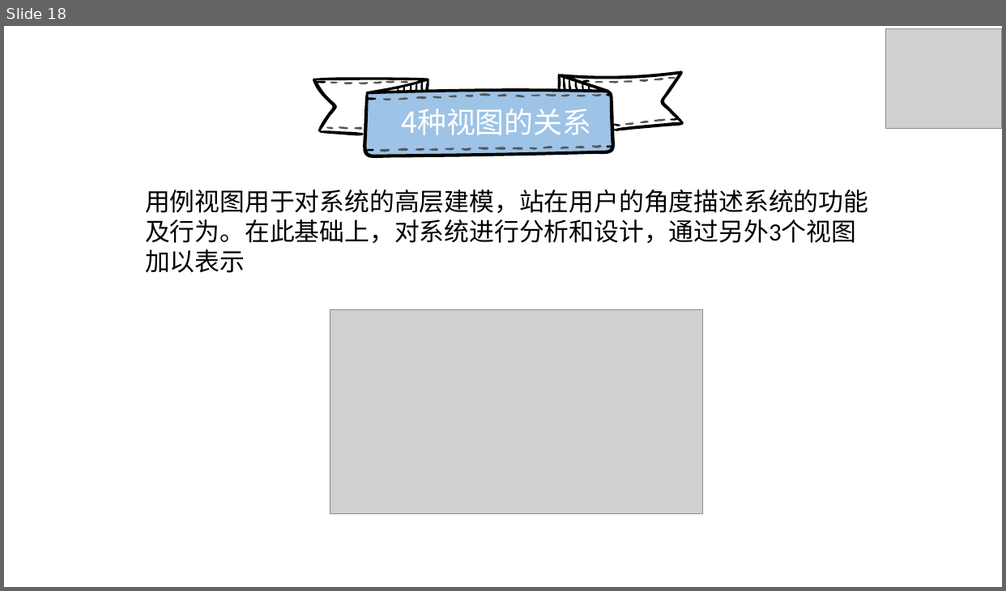
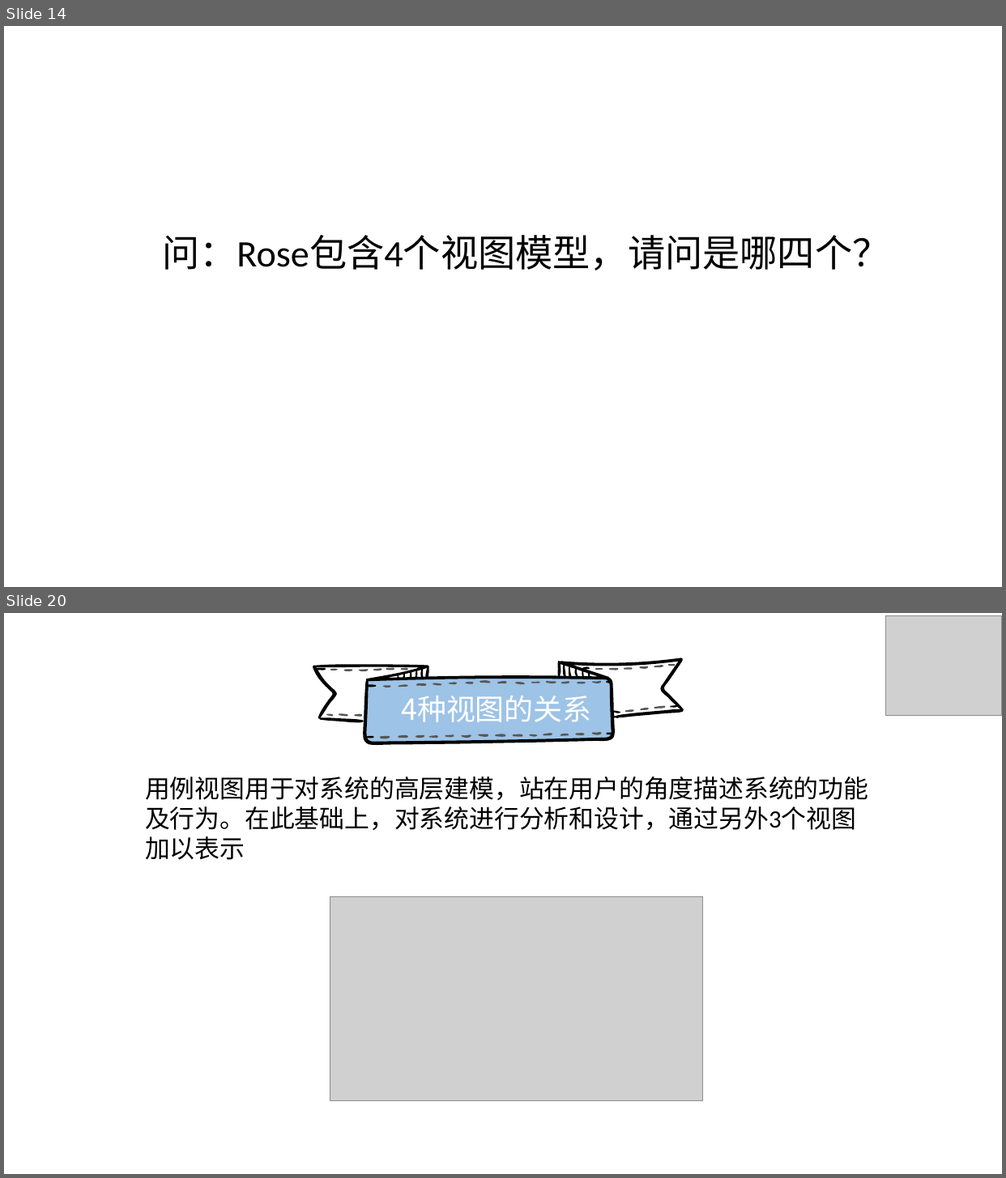
Before and after one commit to 606-Roar/2017PRD-G16, a slide deck: PRD-G16-Rational Rose介绍ppt-1107.pptx. Shown one above the other, each under a label of ours: slide 18 before the commit, slides 14 and 20 after it; the slides between them are not shown. The pictures are 1006x591 and 1006x1178 pixels, drawn with LibreOffice and Linux fonts; fonts in the diff are those of the drawing; grey boxes stand for pictures. Boxes give left, top, right and bottom in pixels: in the first picture for what was removed or moved away, otherwise in the second. Text is boxed around its words. In the diff, an @@ line names an element or a change of style, - is before the commit and + after.

```diff
--- a/PRD-G16-Rational Rose介绍ppt-1107.pptx
+++ b/PRD-G16-Rational Rose介绍ppt-1107.pptx
@@ slide 14 added at <box>4,26,1002,587</box>, background #FFFFFF @@
@@ text added at <box>162,235,889,271</box>, 36 pt, text #000000 @@
+问：Rose包含4个视图模型，请问是哪四个？
@@ what was slide 18 is now slide 20 @@
```
Also in this commit, not shown: 1 other slide added.
